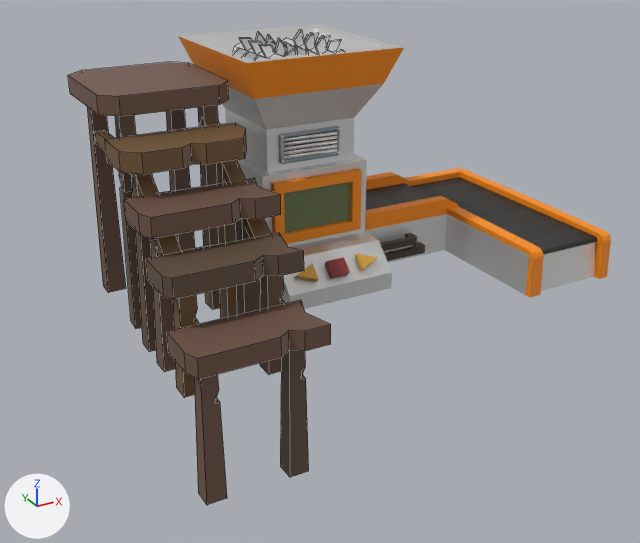
The FBX model Assets/_/_ART/_3D/3DModels/Workstation/3D_workstation_chopper.fbx, before and after one commit.
Both versions are drawn from a 50 mm lens placed at (-2.66, -5.77, 2.92), pointed at (0.36, -0.29, 0.18). Lighting does not change. The marker at lower left points along +X, +Y and +Z. Mesh edges are drawn as thin lines on the coarser meshes. Where no turn or scale is listed for an object, it has been applied to the vertices.

Script lines for the objects in view, before the commit:
```python
ob_3d_workstation_chopper_blade_l = bpy.data.objects.new('3D_workstation_chopper_Blade_L', me_cube_030)
ob_3d_workstation_chopper_blade_l.location = (0.688, 0.387, 1.657)
ob_3d_workstation_chopper_stair = bpy.data.objects.new('3D_workstation_chopper_stair', me_cube_006)
ob_3d_workstation_chopper_stair.location = (-1.101, -1.47, 0.058)
ob_3d_workstation_chopper_station = bpy.data.objects.new('3D_workstation_chopper_station', me_cube_027)
ob_3d_workstation_chopper_station.location = (0.001, -0.477, 0.002)
# also in view: '3D_workstation_chopper_Blade_R' at (0.29, 0.4, 1.66)
```
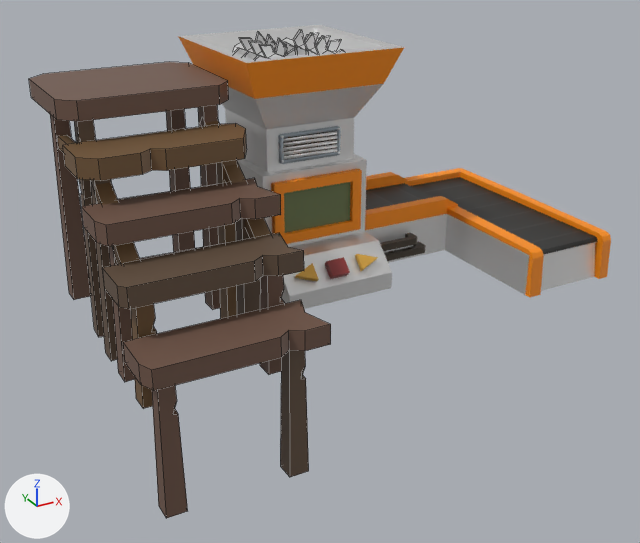
Where the newer file only moved an object's origin or applied its transform, the numbers keep the older frame.

Location of each change, [x1, y1, x2, y2] in pixels of the pictures (640 x 543 px; the box of a moved part takes in the faces that stretch with it):
'3D_workstation_chopper_stair', reshaped (15% wider)
    before: [68, 62, 331, 505]
    after: [29, 62, 331, 518]
part 1 of me_cube_006, moved or reshaped
    before: [115, 115, 142, 329]
    after: [74, 120, 104, 337]
part 2 of me_cube_006, moved or reshaped
    before: [87, 107, 126, 293]
    after: [50, 115, 91, 300]
part 3 of me_cube_006, moved or reshaped
    before: [95, 130, 114, 151]
    after: [57, 135, 76, 153]
part 4 of me_cube_006, moved or reshaped
    before: [131, 173, 156, 352]
    after: [90, 179, 117, 361]
part 5 of me_cube_006, moved or reshaped
    before: [150, 238, 176, 372]
    after: [109, 246, 135, 382]
part 6 of me_cube_006, moved or reshaped
    before: [173, 294, 199, 397]
    after: [131, 304, 157, 409]
part 7 of me_cube_006, moved or reshaped
    before: [122, 134, 182, 256]
    after: [81, 140, 140, 264]
part 8 of me_cube_006, moved or reshaped
    before: [194, 374, 227, 505]
    after: [152, 385, 188, 518]
part 9 of me_cube_006, moved or reshaped
    before: [97, 85, 330, 379]
    after: [54, 85, 330, 391]
part 10 of me_cube_006, moved or reshaped
    before: [68, 62, 228, 114]
    after: [29, 62, 228, 119]

The change in detail:
me_cube_006 is used by ob_3d_workstation_chopper_stair; location (-1.101, -1.47, 0.058).
me_cube_006 had 326 vertices, 216 faces and spanned x -0.04..0.89, y 0.0..2.35, z -0.84..1.59.
me_cube_006 now has 326 vertices, 216 faces and spans x -0.32..0.89, y 0.0..2.35, z -0.84..1.59.
me_cube_006 part 1: the loose piece of 18 vertices spanning x 0.05..0.2, y 1.41..1.56, z -0.12..1.46 is moved by (-0.28, 0.0, 0.0).
me_cube_006 part 2: the loose piece of 12 vertices spanning x 0.06..0.2, y 2.12..2.27, z -0.12..1.46 is moved by (-0.28, 0.0, 0.0).
me_cube_006 part 3: the loose piece of 8 vertices spanning x 0.09..0.16, y 1.45..2.14, z 1.09..1.2 is moved by (-0.28, 0.0, 0.0).
me_cube_006 part 4: the loose piece of 12 vertices spanning x 0.06..0.2, y 1.14..1.29, z -0.18..1.24 is moved by (-0.28, 0.0, 0.0).
me_cube_006 part 5: the loose piece of 12 vertices spanning x 0.06..0.2, y 0.84..0.98, z -0.19..0.92 is moved by (-0.28, 0.0, 0.0).
me_cube_006 part 6: the loose piece of 12 vertices spanning x 0.06..0.2, y 0.46..0.6, z -0.19..0.66 is moved by (-0.28, 0.0, 0.0).
me_cube_006 part 7: the loose piece of 8 vertices spanning x 0.07..0.2, y 0.6..1.53, z 0.56..1.36 is moved by (-0.28, 0.0, 0.0).
me_cube_006 part 8: the loose piece of 12 vertices spanning x 0.06..0.2, y 0.16..0.31, z -0.84..0.27 is moved by (-0.28, 0.0, 0.0).
me_cube_006 part 9: 58 of the vertices in x -0.04..0.5, y 0.0..1.51, z 0.2..1.59 are moved by (-0.28, 0.0, 0.0).
me_cube_006 part 10: 4 of the vertices in x -0.04..0.09, y 2.22..2.35, z 1.46..1.59 are moved by (-0.28, 0.0, 0.0).
